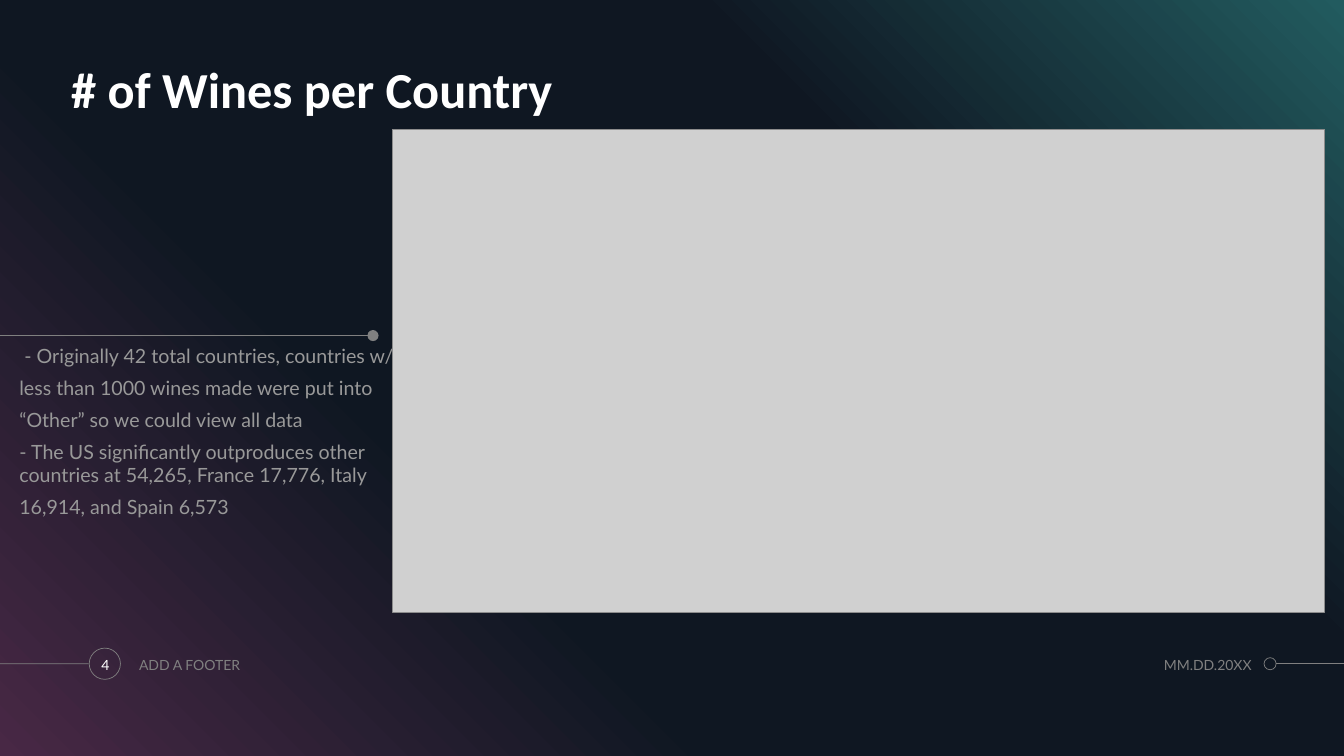
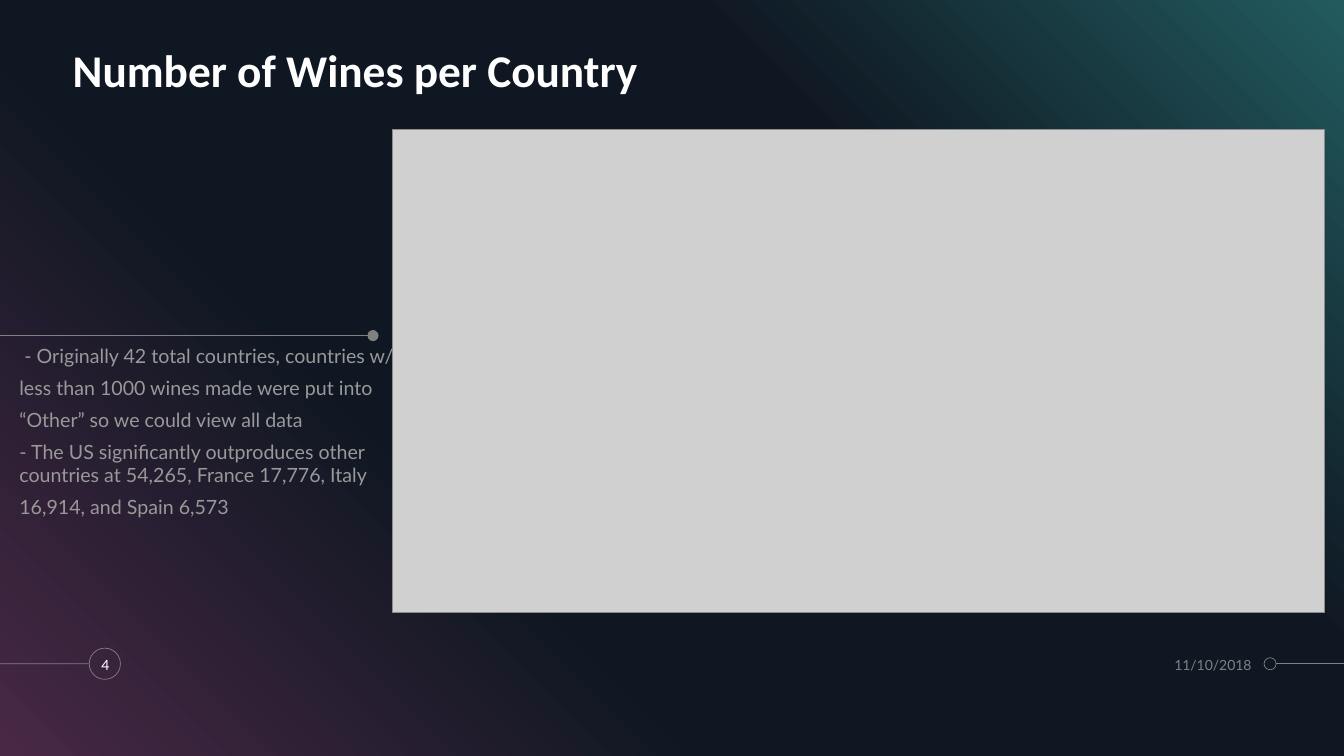
Before and after one commit to madengr00/PourTaste, a slide deck: slide 4 of Output/pourtaste_3.pptx. Drawn at 1344x756 pixels with LibreOffice and Linux fonts; fonts in the diff are those of the drawing; grey boxes stand for pictures. Boxes give left, top, right and bottom in pixels: in the first picture for what was removed or moved away, otherwise in the second. Text is boxed around its words. In the diff, an @@ line names an element or a change of style, - is before the commit and + after.

```diff
--- a/Output/pourtaste_3.pptx
+++ b/Output/pourtaste_3.pptx
@@ title at <box>73,55,637,94</box>: text changed; size 36 to 32.4 pt @@
-# of Wines per Country
+Number of Wines per Country
@@ text removed at <box>139,660,240,670</box> @@
-ADD A FOOTER
@@ text at <box>1174,660,1251,671</box>: text changed @@
-MM.DD.20XX
+11/10/2018
```
Also in this commit, not shown: 17 other slides changed, 2 slides added, 1 slide removed, 2 other files.
